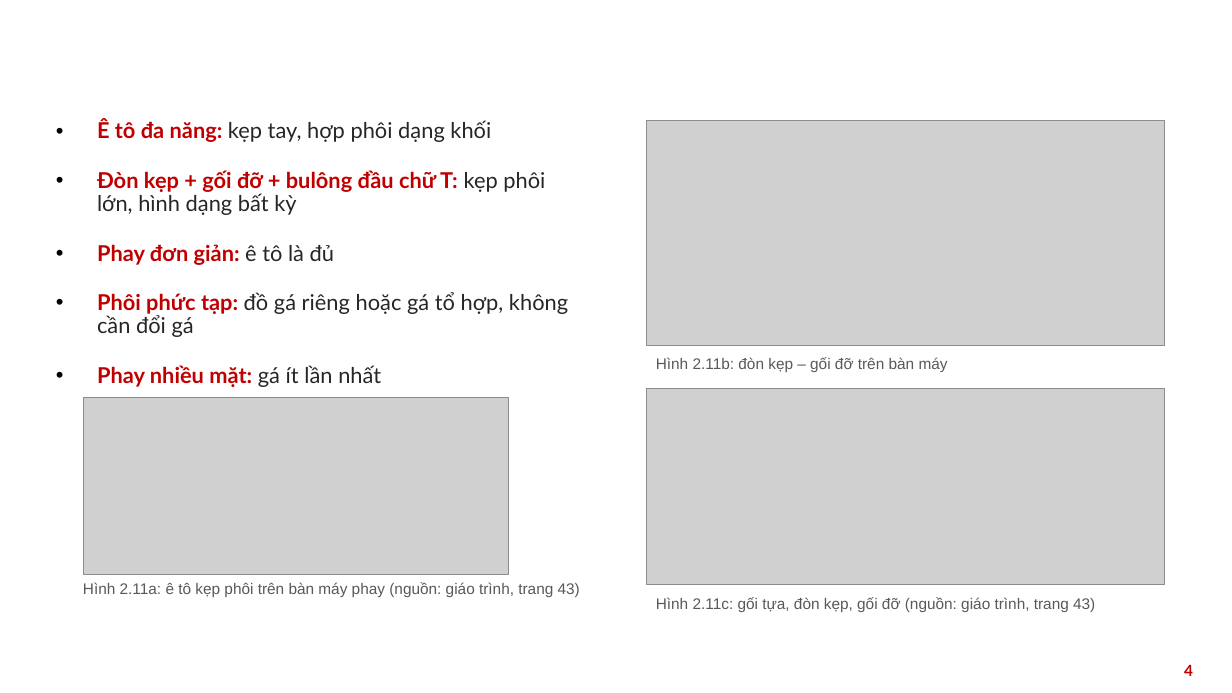
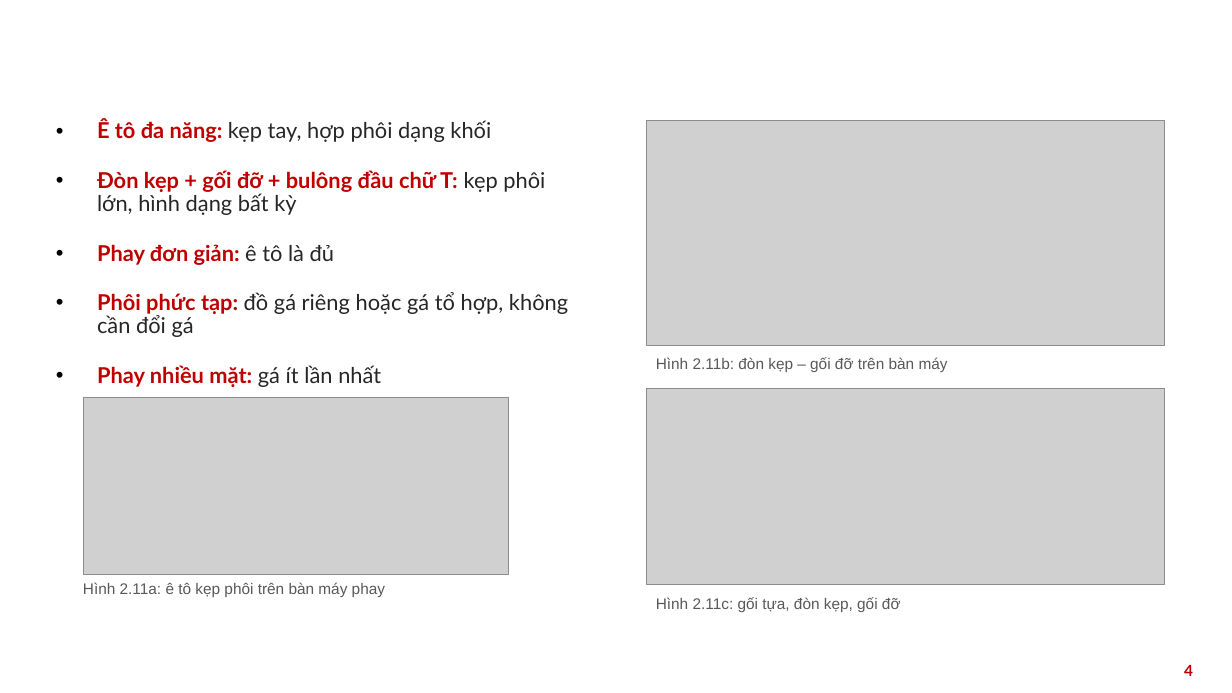
Before and after one commit to vinhdo281/CNC, a slide deck: slide 4 of Slide_Ga_kep_CNC.pptx. Drawn at 1232x693 pixels with LibreOffice and Linux fonts; fonts in the diff are those of the drawing; grey boxes stand for pictures; background and template pictures are left out. Boxes give left, top, right and bottom in pixels: in the first picture for what was removed or moved away, otherwise in the second. Text is boxed around its words. In the diff, an @@ line names an element or a change of style, - is before the commit and + after.

```diff
--- a/Slide_Ga_kep_CNC.pptx
+++ b/Slide_Ga_kep_CNC.pptx
@@ text at [83,582,385,597]: text changed @@
-Hình 2.11a: ê tô kẹp phôi trên bàn máy phay (nguồn: giáo trình, trang 43)
+Hình 2.11a: ê tô kẹp phôi trên bàn máy phay
@@ text at [656,597,901,612]: text changed @@
-Hình 2.11c: gối tựa, đòn kẹp, gối đỡ (nguồn: giáo trình, trang 43)
+Hình 2.11c: gối tựa, đòn kẹp, gối đỡ
```
Also in this commit, not shown: 2 other slides changed, 2 slides added, 5 other files.
